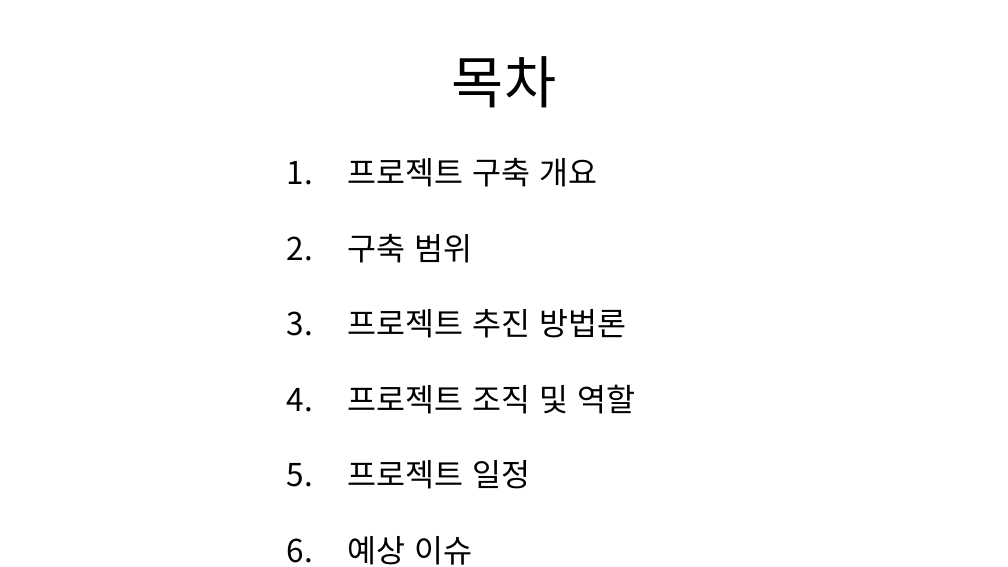
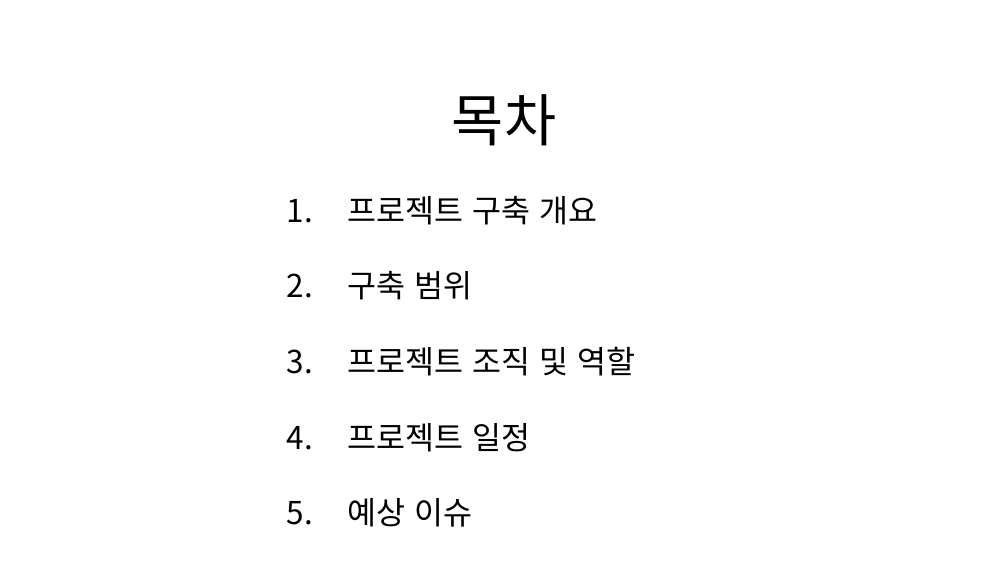
Before and after one commit to knudatascientists/TEAM05-JOOONY-S, a slide deck: slide 2 of Document/프로젝트_계획서(수정5).pptx. Drawn at 1008x567 pixels with LibreOffice and Linux fonts; fonts in the diff are those of the drawing; background and template pictures are left out. Boxes give left, top, right and bottom in pixels: in the first picture for what was removed or moved away, otherwise in the second. Text is boxed around its words. In the diff, an @@ line names an element or a change of style, - is before the commit and + after.

```diff
--- a/Document/프로젝트_계획서(수정5).pptx
+++ b/Document/프로젝트_계획서(수정5).pptx
@@ text at [348,309,626,338]: paragraph removed @@
-3. 프로젝트 추진 방법론
```
Also in this commit, not shown: 2 other slides changed, 1 slide removed.
